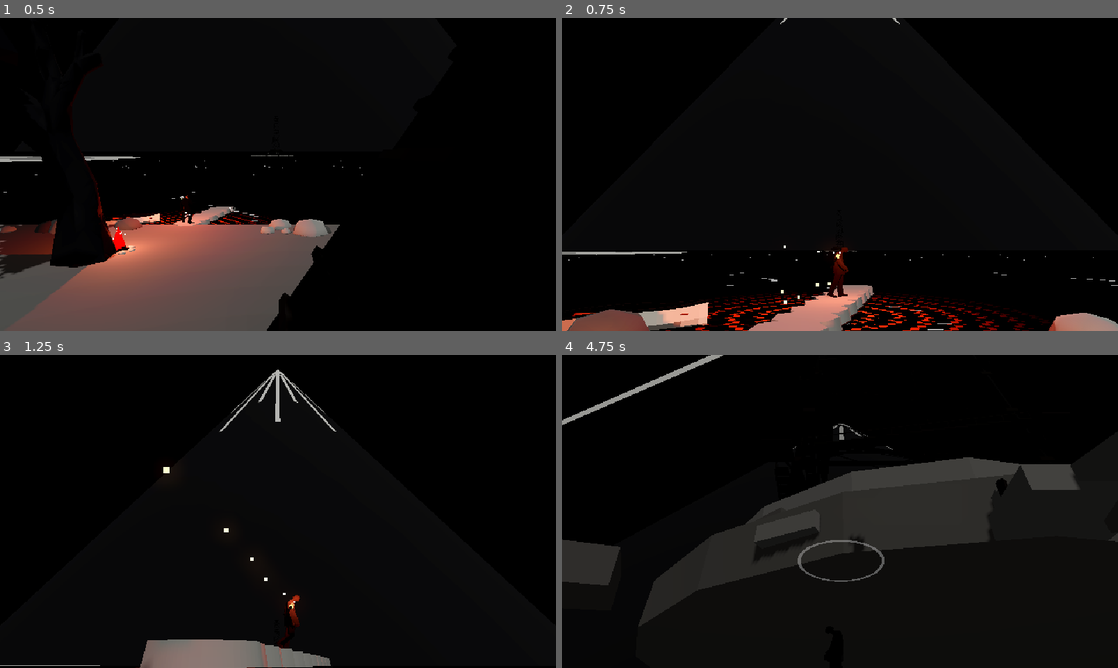
Above: before the commit, frames 1-4 (two rows, left to right).
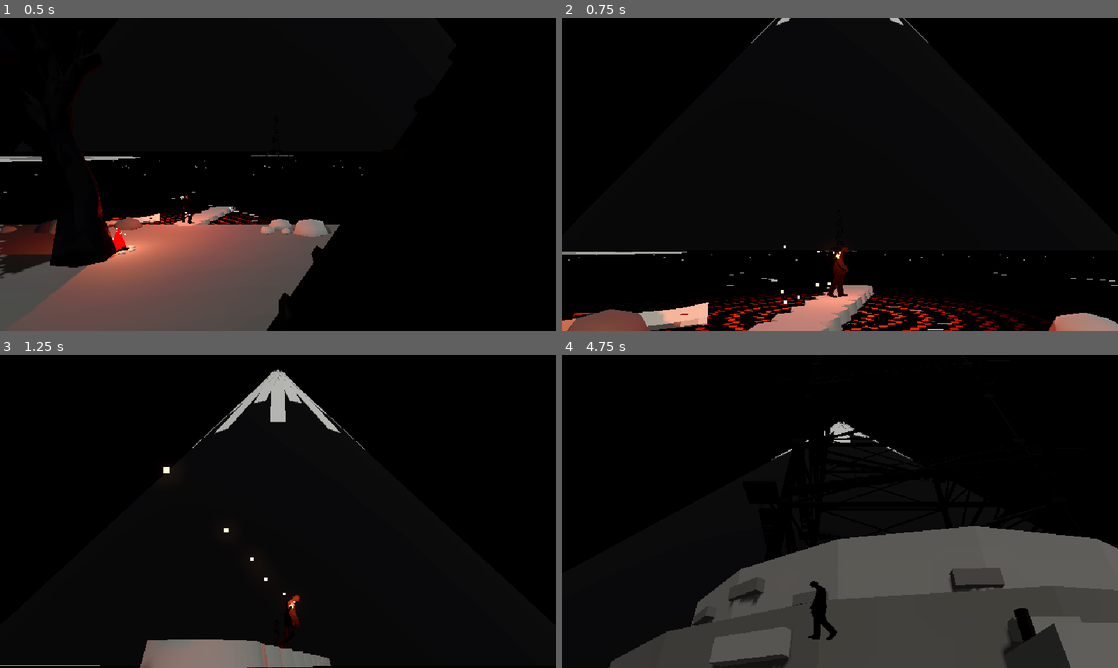
Above: after the commit, the same moments.

Repository: djmabrook/Nixon_game
Game: Godot game, scene res://rooms/lakeside/lakeside_test.tscn
Same seed, same stepped clock (60 frames per second), same inputs: the game is played once before the commit and once after it. This scene is started directly instead of the project's main scene.
Inputs (mouse positions are in pixels of both pictures, inside the frame that each line leads up to):
- Up to frame 1 (0.5 s): no input
- Up to frame 2 (0.75 s): move the mouse to (962, 158) at 0.52 s; hold D (move_right) from 0.53 s (still down); hold Q (focus) from 0.53 s (still down); click (962, 158) at 0.67 s
- Up to frame 3 (1.25 s): keep holding D (move_right); keep holding Q (focus)
- Up to frame 4 (4.75 s): move the mouse to (728, 527) at 1.27 s; release D (move_right) at 1.28 s; release Q (focus) at 1.28 s; hold S (move_down) 1.28-2.03 s; tap one key every 0.75 s from 1.35 s: E (interact) K (look_down) J (look_left) L (look_right) I (look_up); move the mouse to (895, 442) at 2.02 s; hold D (move_right) 2.03-2.78 s; move the mouse to (812, 574) at 2.77 s; hold W (move_up) 2.78-3.53 s; click (812, 574) at 2.92 s; move the mouse to (1006, 558) at 3.52 s; hold A (move_left) from 3.53 s (still down); move the mouse to (673, 464) at 4.27 s

Frame 1 is identical in both runs. In frame 2, less than 0.1% of the frame differs, in the area x 34-66%, y 0-8%; in frame 3, 0.8%; in frame 4, 42%, in the area x 0-100%, y 0-100%.

Commit message:
Lakeside: a landing at the tower's foot, wider snow streaks
The brazier stood past the edge of the tower footing's collision, so the little
man fell into the sea beside it. A stone landing now carries the brazier, the
plateau spawn and the mountain exit. The test checks he can stand there.

Co-Authored-By: Claude Opus 5.5 <noreply@anthropic.com>
Claude-Session: https://claude.ai/code/session_012kYhaLSVB9ZirBn7o71ehi

Diff:
--- a/rooms/lakeside/lakeside.gd
+++ b/rooms/lakeside/lakeside.gd
@@ -263,6 +263,13 @@
 	_tower = Look.build_beacon(layout, TOWER_CENTER)
 	Look.boat_step(layout, Vector3(0, 0, RAMP_START_Z), Vector3(0, TOWER_STEP_Y, TOWER_CENTER.z + 23.5), 3.4)
 	Look.foam_ring(layout, TOWER_CENTER, 31.0, 9)
+	# The landing at the foot of the tower, where the brazier waits and the exit opens.
+	var landing := BoxShape3D.new()
+	landing.size = Vector3(18.0, 1.0, 8.0)
+	var lc := Vector3(0, TOWER_STEP_Y - 0.5, -1101.0)
+	Look.solid(layout, "Landing", landing, Transform3D(Basis.IDENTITY, lc))
+	Look.lb(lb_material, Look.box(landing.size), Look.STONE, lc, layout)
+	Look.lb(lb_material, Look.box(Vector3(18.4, 0.3, 0.3)), Look.INK, lc + Vector3(0, 0.4, 4.05), layout)
 	Look.make_doorway(mountain_exit)
 
 
@@ -373,8 +380,8 @@
 		var p1 := _on_cone(a, top)
 		var p2 := _on_cone(a, bottom)
 		var length := p1.distance_to(p2)
-		var width := lerpf(26.0, 70.0, (CONE_HEIGHT - bottom) / CONE_HEIGHT)
-		var s := Look.lb(head_material, Look.box(Vector3(width, 3.0, length)), Look.BONE,
+		var width := lerpf(90.0, 240.0, (CONE_HEIGHT - bottom) / CONE_HEIGHT)
+		var s := Look.lb(head_material, Look.box(Vector3(width, 6.0, length)), Look.BONE,
 			(p1 + p2) * 0.5, cone_root, 0.0, 1.0, 1.0)
 		var dir := (p1 - p2).normalized()
 		var out := Vector3(cos(a), 0, sin(a))
--- a/rooms/lakeside/lakeside_test.gd
+++ b/rooms/lakeside/lakeside_test.gd
@@ -74,7 +74,8 @@
 	await _frames(3)
 	room.interact()
 	Game.player.global_position = room.beacon_spot.global_position + Vector3(2.5, 0.2, 2.5)
-	await _frames(5)
+	await _frames(20)
+	_check(Game.player.is_on_floor() and Game.player.global_position.y > 2.0, "stands on the landing by the brazier")
 	_check(room.interact() and room.beacon_is_lit, "lit the great brazier")
 	_check(Game.is_completed(&"lakeside"), "room completed")
 	_check(not Game.player.controls_enabled, "the reveal takes the camera")
Not shown, removed: rooms/lakeside/art/brand.glb.import
